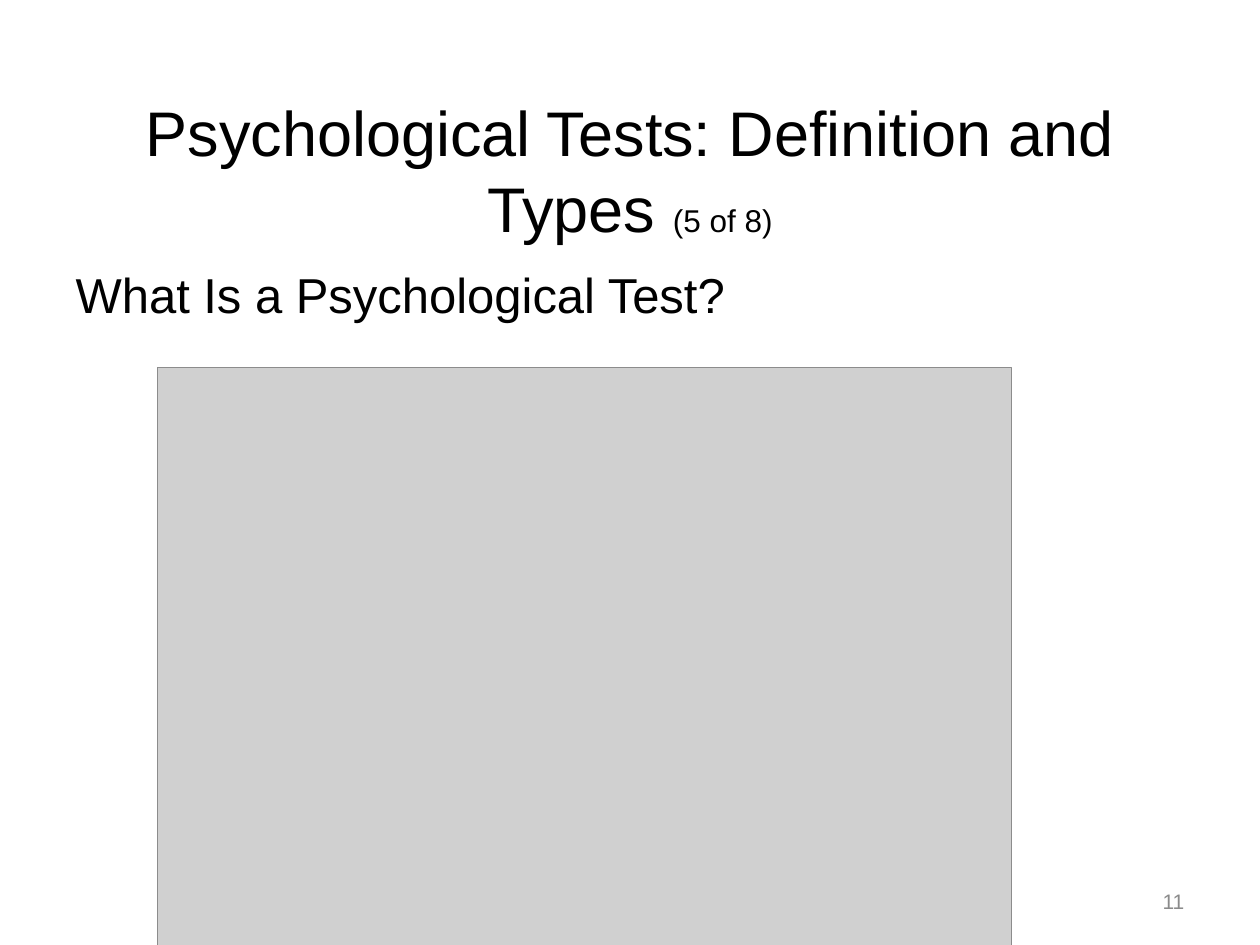
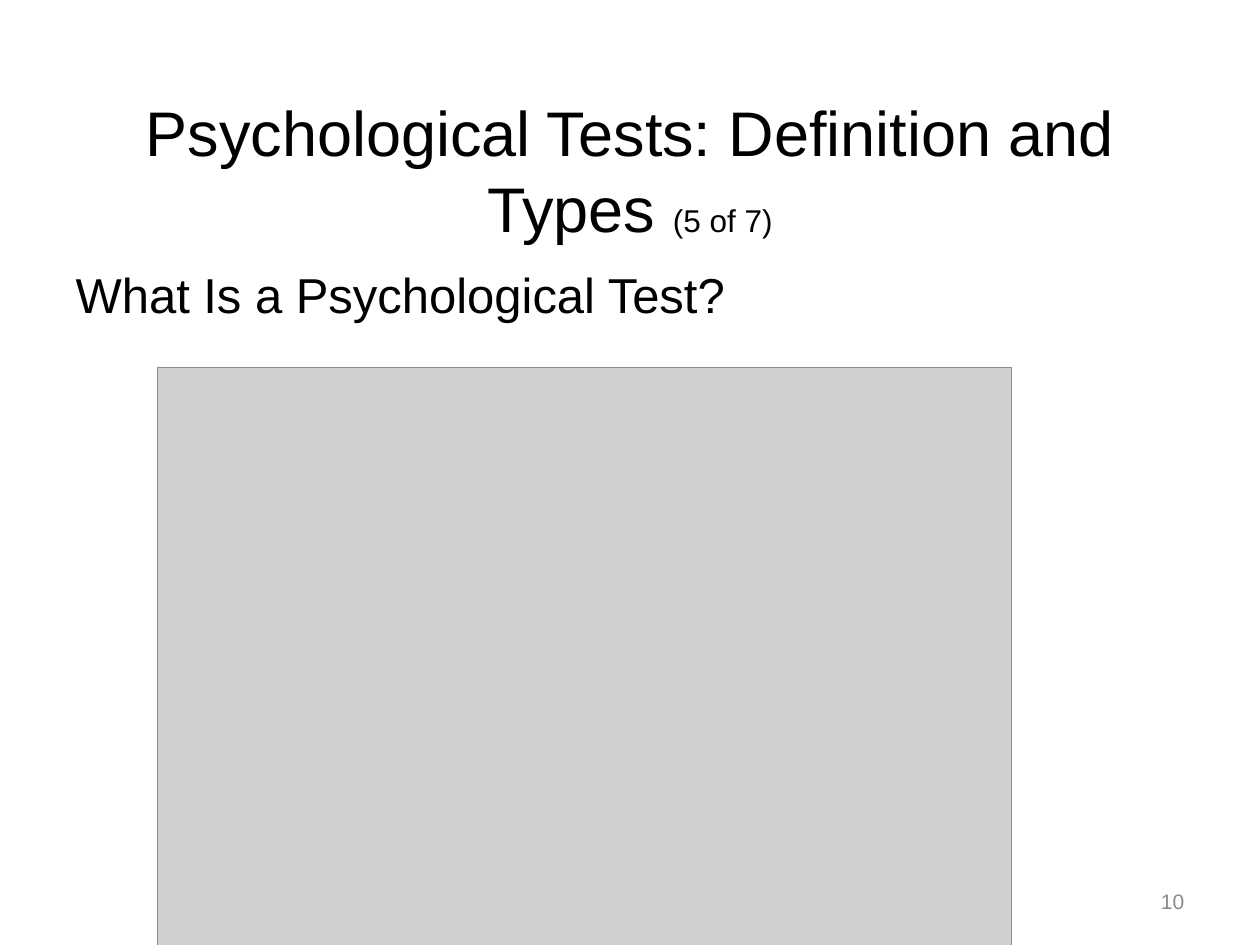
Before and after one commit to npm27/Teaching-Materials, a slide deck: slide 10 of Tests and Eval/Slides/1 Chapter 1.pptx (slide 11 before the commit). Drawn at 1260x945 pixels with LibreOffice and Linux fonts; fonts in the diff are those of the drawing; grey boxes stand for pictures. Boxes give left, top, right and bottom in pixels: in the first picture for what was removed or moved away, otherwise in the second. Text is boxed around its words. In the diff, an @@ line names an element or a change of style, - is before the commit and + after.

```diff
--- a/Tests and Eval/Slides/1 Chapter 1.pptx
+++ b/Tests and Eval/Slides/1 Chapter 1.pptx
@@ title at (x1=146, y1=110, x2=1114, y2=243): text changed @@
-Psychological Tests: Definition and Types (5 of 8)
+Psychological Tests: Definition and Types (5 of 7)
@@ page number at (x1=1161, y1=894, x2=1184, y2=909): text changed @@
-11
+10
```
Also in this commit, not shown: 9 other slides changed, 2 slides removed, 5 other files.
